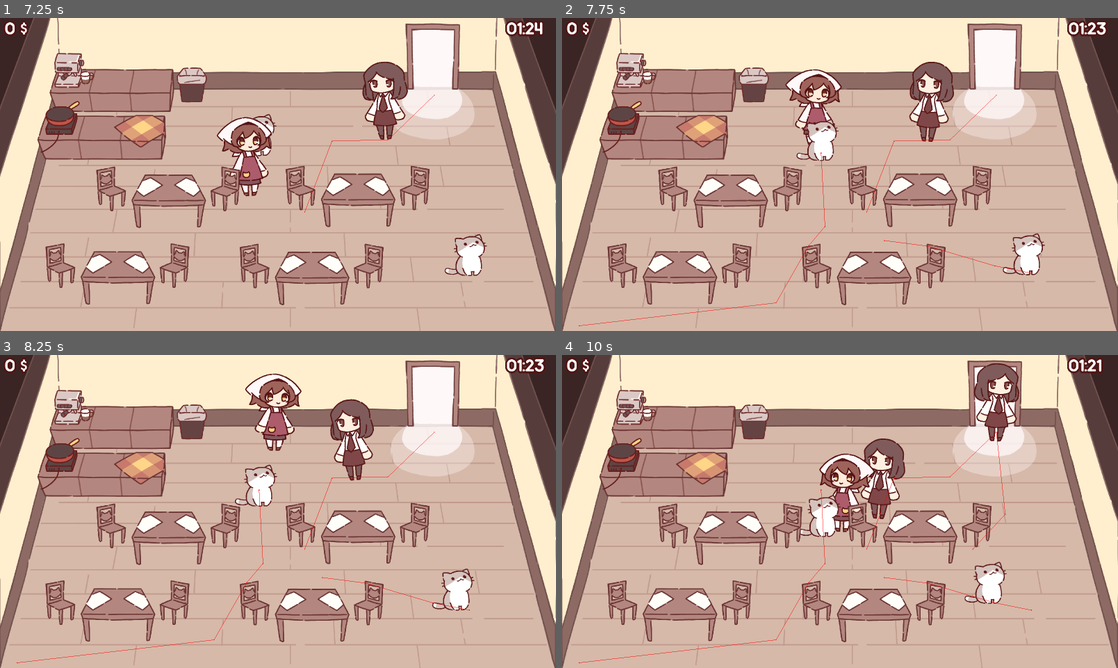
Above: before the commit, frames 1-4 (two rows, left to right).
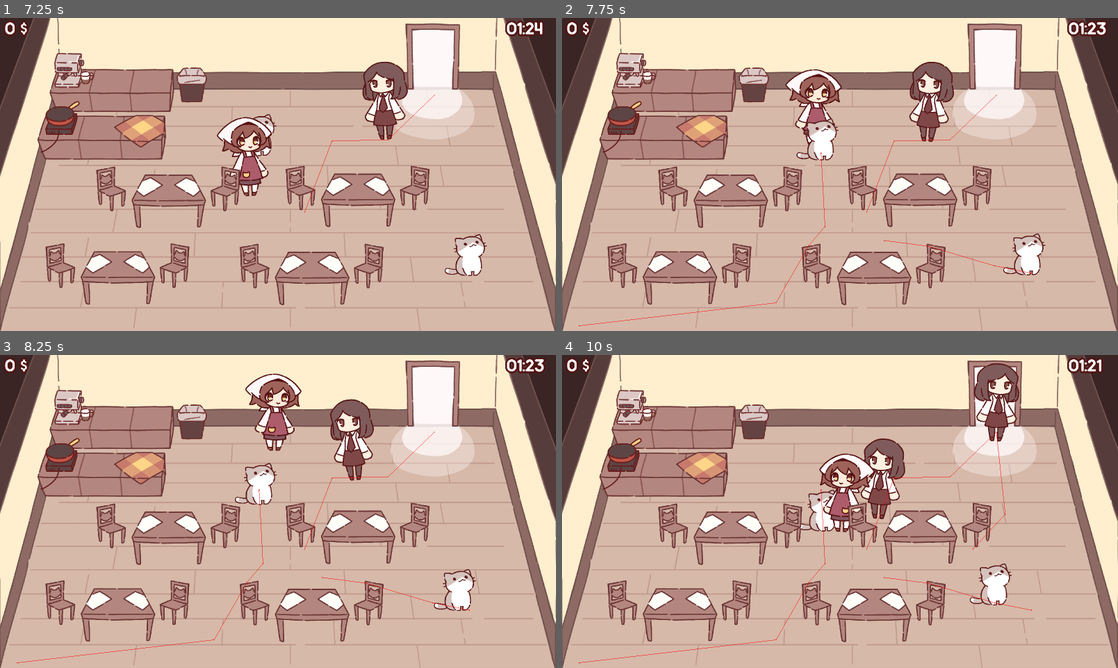
Above: after the commit, the same moments.

Repository: NuTrynity/Little-Cat-Cafe
Game: Godot game, scene res://Nodes/UI/main_menu.tscn
Two runs of this game, one before a commit and one after it. Both use one fixed random seed, a clock stepped at 60 frames per second and the inputs below.
Inputs:
- Up to frame 1 (7.25 s): click "Play" at 0.5 s; hold Right (move_right) 1.28-2.03 s; hold E (interact) 1.28-2.03 s; hold S (move_down) 2.03-2.78 s; tap E (interact) every 1.5 s from 2.1 to 6.6 s; hold Right (move_right) 2.78-3.53 s; hold E (interact) 2.78-3.53 s; hold W (move_up) 3.53-4.28 s; hold E (interact) 4.28-5.03 s; hold A (move_left) 4.28-5.78 s; hold S (move_down) 5.78-6.53 s; hold E (interact) 5.78-6.53 s; hold Right (move_right) from 6.53 s (still down)
- Up to frame 2 (7.75 s): release Right (move_right) at 7.28 s; hold W (move_up) from 7.28 s (still down); hold E (interact) from 7.28 s (still down)
- Up to frame 3 (8.25 s): release W (move_up) at 8.03 s; release E (interact) at 8.03 s; hold Right (move_right) from 8.03 s (still down); tap E (interact) at 8.1 s
- Up to frame 4 (10 s): release Right (move_right) at 8.78 s; hold S (move_down) 8.78-9.53 s; hold E (interact) 8.78-9.53 s; hold A (move_left) from 9.53 s (still down); tap E (interact) at 9.6 s

Frame 1 is identical in both runs. In frame 2, 0.3% of the frame differs, in the area x 42-87%, y 32-83%; in frame 3, 0.6%; in frame 4, 0.9%, in the area x 42-81%, y 42-80%.

Commit message:
added cooldown to cat

Diff:
--- a/Scripts/CharacterScripts/Cat.gd
+++ b/Scripts/CharacterScripts/Cat.gd
@@ -3,19 +3,25 @@
 enum State {IDLE, APPROACH, ACT, HUNGRY, REST }
 var state = State.IDLE as State
 
-enum IdleState {STAND, WALK }
+enum IdleState {STAND, WALK}
 var idleState = IdleState.STAND as State
 
 @export var pause_duration : float = 4.0
 
+@export var idle_speed : int = 70
+@export var approach_speed : int = 110
+@export var cd_duration : float = 4.0
+
 @onready var standing_timer := Timer.new() as Timer
 @onready var pause_timer := Timer.new() as Timer
+@onready var cd_timer := Timer.new() as Timer
 
 @onready var aiMvt := $AiMovement as CatAiMovement
 
 var rng := RandomNumberGenerator.new() as RandomNumberGenerator
 
 var patience_timer : Timer = null
+var on_cd : bool = false
 
 func _ready():
 	add_child(standing_timer)
@@ -27,14 +33,17 @@
 	pause_timer.one_shot = true
 	pause_timer.connect("timeout", _on_pause_end)
 
+	add_child(cd_timer)
+	cd_timer.one_shot = true
+	cd_timer.connect("timeout", _on_cd_end)
 
 func _physics_process(_delta : float) -> void:
-	print(state)
 	match state:
 		State.IDLE:
 			idle()
-			if (aiMvt.try_target_customer()):
-				state = State.APPROACH
+			if (!on_cd):
+				if (aiMvt.try_target_customer()):
+					to_approach()
 
 		State.APPROACH:
 			if !aiMvt.can_target_customer():
@@ -50,6 +59,7 @@
 				aiMvt.untarget_customer()
 				to_idle_walk()
 				pause_timer.stop()
+				start_cd_timer()
 
 		State.HUNGRY:
 			pass
@@ -68,14 +78,20 @@
 			to_idle_stand()
 
 func to_idle_stand():
+	aiMvt.speed = idle_speed
 	state = State.IDLE
 	idleState = IdleState.STAND
 	start_standing_timer()
 
 func to_idle_walk():
+	aiMvt.speed = idle_speed
 	state = State.IDLE
 	idleState = IdleState.WALK
 	aiMvt.target_random_point()
+
+func to_approach():
+	state = State.APPROACH
+	aiMvt.speed = approach_speed
 
 func to_act():
 	state = State.ACT
@@ -92,6 +108,11 @@
 	pause_timer.wait_time = pause_duration
 	pause_timer.start()
 
+func start_cd_timer():
+	on_cd = true
+	cd_timer.wait_time = cd_duration
+	cd_timer.start()
+
 func _on_standing_end():
 	to_idle_walk()
 
@@ -100,3 +121,7 @@
 	aiMvt.target.patience_timer.set_paused(false)
 	aiMvt.untarget_customer()
 	to_idle_walk()
+	start_cd_timer()
+
+func _on_cd_end():
+	on_cd = false
